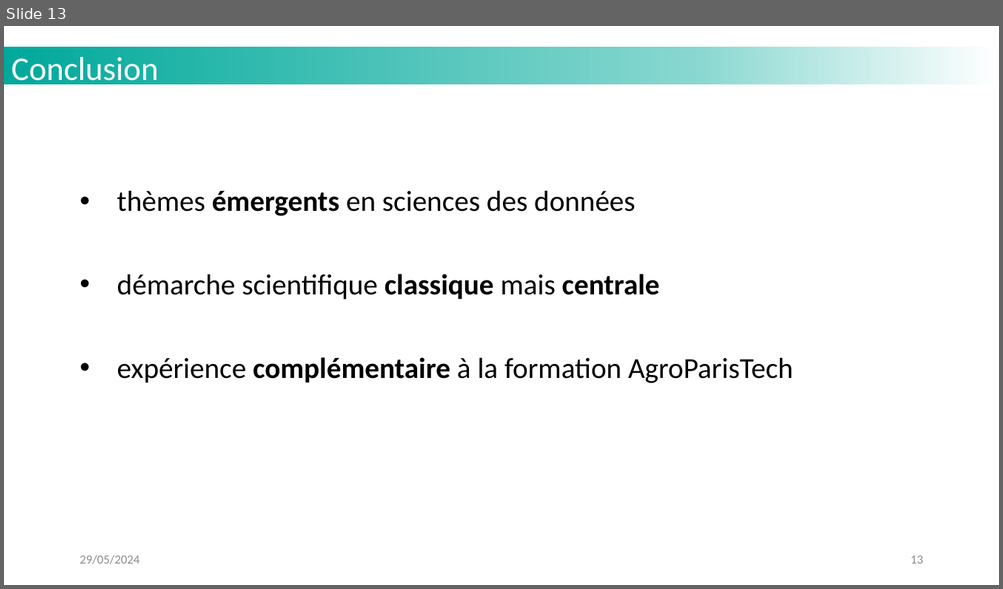
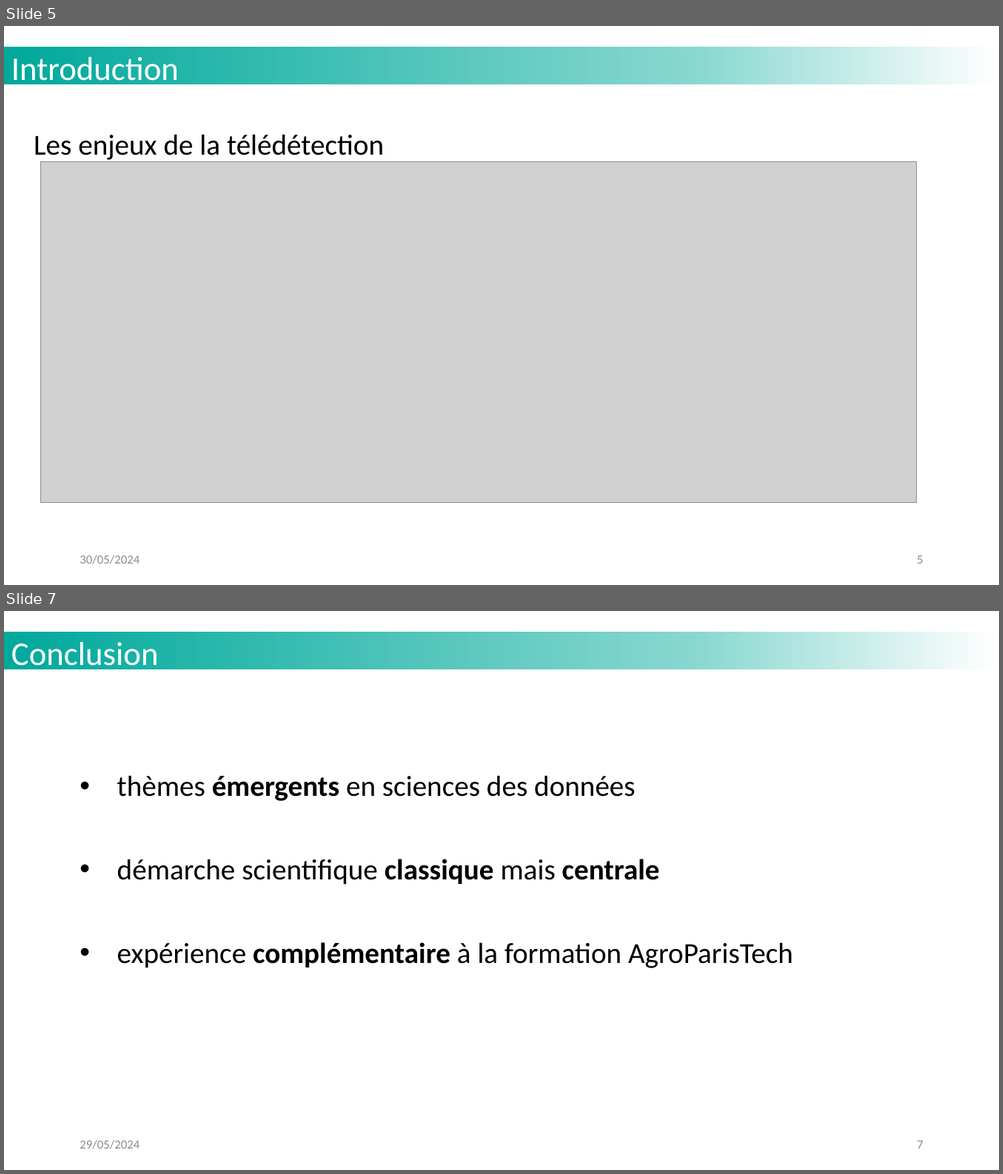
Before and after one commit to MattVerlynde/cahier-labo-stage, a slide deck: static/files_presentation/slides_presentation_these_LISTIC_MVerlynde_2024.pptx. Shown one above the other, each under a label of ours: slide 13 before the commit, slides 5 and 7 after it; the slides between them are not shown. The pictures are 1003x589 and 1003x1174 pixels, drawn with LibreOffice and Linux fonts; fonts in the diff are those of the drawing; grey boxes stand for pictures; background and template pictures are left out. Boxes give left, top, right and bottom in pixels: in the first picture for what was removed or moved away, otherwise in the second. Text is boxed around its words. In the diff, an @@ line names an element or a change of style, - is before the commit and + after.

```diff
--- a/static/files_presentation/slides_presentation_these_LISTIC_MVerlynde_2024.pptx
+++ b/static/files_presentation/slides_presentation_these_LISTIC_MVerlynde_2024.pptx
@@ slide 5 added at <box>4,26,999,585</box>, background #FFFFFF; not listed: 1 template element that a slide beside it also shows @@
@@ text added at <box>11,57,179,89</box>, 32 pt, text #FFFFFF @@
+Introduction
@@ text added at <box>34,134,384,162</box>, 28 pt, text #000000 @@
+Les enjeux de la télédétection
@@ picture added at <box>40,162,916,503</box> @@
@@ text added at <box>79,555,139,565</box>, 12 pt, text #8B8B8B @@
+30/05/2024
@@ page number added at <box>916,556,922,564</box>, 12 pt, text #8B8B8B @@
+5
@@ what was slide 13 is now slide 7 @@
@@ page number at <box>916,1141,922,1149</box>: text changed @@
-13
+7
```
Also in this commit, not shown: 3 slides changed, 2 other slides added, 12 slides removed, 2 other files.
